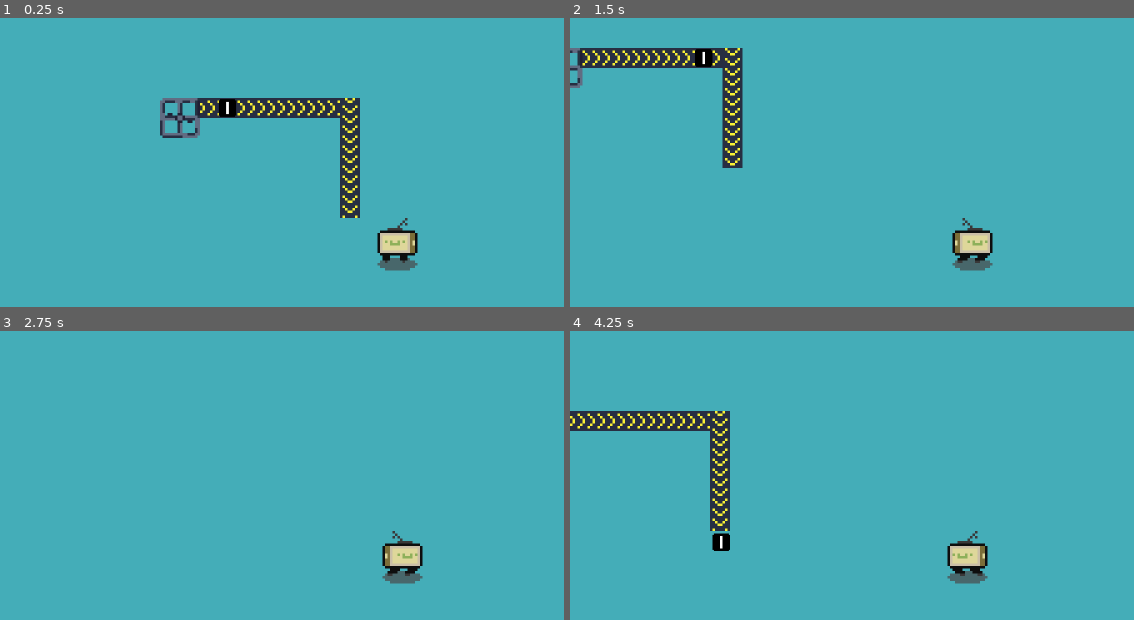
Above: before the commit, frames 1-4 (two rows, left to right).
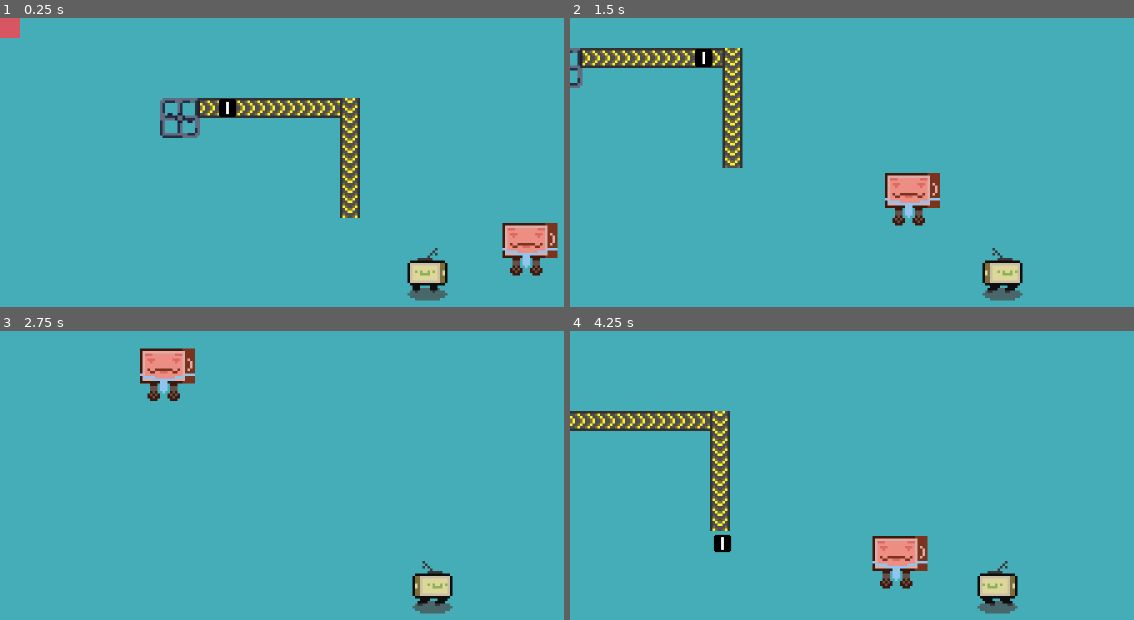
Above: after the commit, the same moments.

Repository: OllieOA/wildgamejam37
Game: Godot game, scene res://Scenes/Main.tscn
Same seed, same stepped clock (60 frames per second), same inputs: the game is played once before the commit and once after it.
Inputs:
- Up to frame 1 (0.25 s): no input
- Up to frame 2 (1.5 s): hold D (right) 0.53-1.28 s; hold S (down) from 1.28 s (still down)
- Up to frame 3 (2.75 s): release S (down) at 2.03 s; hold D (right) from 2.03 s (still down)
- Up to frame 4 (4.25 s): release D (right) at 2.78 s; hold W (up) 2.78-3.53 s; hold A (left) from 3.53 s (still down)

The runs differ from the first frame. In frame 1, 5.3% of the frame differs, in the area x 0-99%, y 0-98%; in frame 2, 5.0%; in frame 3, 3.3%; in frame 4, 5.2%.

Commit message:
Mostly artwork additions - functionality is still not great

Diff:
--- /dev/null
+++ b/DebugBlock.tscn
@@ -0,0 +1,16 @@
+[gd_scene load_steps=3 format=2]
+
+[ext_resource path="res://Assets/Art/UI/debug_blockunit.png" type="Texture" id=1]
+
+[sub_resource type="RectangleShape2D" id=1]
+extents = Vector2( 4, 4 )
+
+[node name="DebugBlock" type="Area2D"]
+
+[node name="CollisionShape2D" type="CollisionShape2D" parent="."]
+position = Vector2( 4, 4 )
+shape = SubResource( 1 )
+
+[node name="Sprite" type="Sprite" parent="."]
+texture = ExtResource( 1 )
+centered = false
--- /dev/null
+++ b/Scenes/Arby.tscn
@@ -0,0 +1,48 @@
+[gd_scene load_steps=5 format=2]
+
+[ext_resource path="res://Assets/Art/Characters/ArbyG.png" type="Texture" id=1]
+
+[sub_resource type="Animation" id=1]
+resource_name = "Idle"
+loop = true
+step = 0.25
+tracks/0/type = "value"
+tracks/0/path = NodePath("Sprite:frame")
+tracks/0/interp = 1
+tracks/0/loop_wrap = true
+tracks/0/imported = false
+tracks/0/enabled = true
+tracks/0/keys = {
+"times": PoolRealArray( 0, 0.5, 0.75 ),
+"transitions": PoolRealArray( 1, 1, 1 ),
+"update": 1,
+"values": [ 0, 1, 2 ]
+}
+
+[sub_resource type="CircleShape2D" id=3]
+radius = 20.3961
+
+[sub_resource type="RectangleShape2D" id=2]
+extents = Vector2( 12, 12 )
+
+[node name="Arby" type="StaticBody2D"]
+collision_layer = 64
+collision_mask = 2
+
+[node name="AnimationPlayer" type="AnimationPlayer" parent="."]
+anims/Idle = SubResource( 1 )
+
+[node name="Area2D" type="Area2D" parent="."]
+
+[node name="DialogCollision" type="CollisionShape2D" parent="Area2D"]
+position = Vector2( 12, 12 )
+shape = SubResource( 3 )
+
+[node name="BodyCollision" type="CollisionShape2D" parent="."]
+position = Vector2( 12, 12 )
+shape = SubResource( 2 )
+
+[node name="Sprite" type="Sprite" parent="."]
+texture = ExtResource( 1 )
+centered = false
+hframes = 3
--- a/Scenes/BLIP.gd
+++ b/Scenes/BLIP.gd
@@ -8,6 +8,7 @@
 export var belt_list = [] # For determining the order in which belts are seen
 export var belt_dict = {} # For determining the velocity of a keyed belt
 export var display_velocity = Vector2.ZERO
+export var curr_position = Vector2.ZERO
 
 # Get nodes
 onready var sprite_body = $Body
@@ -46,6 +47,8 @@
 	var move_and_slide_velocity = (velocity + external_velocity) * speed
 	move_and_slide(move_and_slide_velocity)
 	display_velocity = move_and_slide_velocity
+
+	curr_position = self.global_position
 
 
 func check_external_velocity(external_belt_list, external_belt_dict) -> Vector2:
--- a/Scenes/BLIP.tscn
+++ b/Scenes/BLIP.tscn
@@ -1,6 +1,6 @@
 [gd_scene load_steps=7 format=2]
 
-[ext_resource path="res://Assets/Art/BLIP_sprite_sheet.png" type="Texture" id=2]
+[ext_resource path="res://Assets/Art/Characters/BLIP_sprite_sheet.png" type="Texture" id=2]
 [ext_resource path="res://Scenes/BLIP.gd" type="Script" id=3]
 
 [sub_resource type="Animation" id=1]
@@ -51,6 +51,7 @@
 
 [node name="Body" type="Sprite" parent="."]
 texture = ExtResource( 2 )
+centered = false
 hframes = 4
 vframes = 2
 frame = 5
@@ -60,11 +61,11 @@
 anims/Run = SubResource( 2 )
 
 [node name="Feet_collision" type="CollisionShape2D" parent="."]
-position = Vector2( 0, 6.18887 )
+position = Vector2( 12, 18 )
 shape = SubResource( 3 )
 
 [node name="Reach" type="Area2D" parent="."]
 
 [node name="Reach_collision" type="CollisionShape2D" parent="Reach"]
-visible = false
+position = Vector2( 12, 12 )
 shape = SubResource( 4 )
--- a/Scenes/Bit_Minable.tscn
+++ b/Scenes/Bit_Minable.tscn
@@ -1,14 +1,14 @@
 [gd_scene load_steps=4 format=2]
 
-[ext_resource path="res://Assets/Art/unit_mineable.png" type="Texture" id=1]
+[ext_resource path="res://Assets/Art/Units/unit_mineable.png" type="Texture" id=1]
 [ext_resource path="res://Scenes/Bit_Minable.gd" type="Script" id=2]
 
 [sub_resource type="RectangleShape2D" id=1]
-extents = Vector2( 3.48321, 3.48429 )
+extents = Vector2( 3.91679, 3.9573 )
 
 [node name="Bit_Minable" type="KinematicBody2D"]
 collision_layer = 16
-collision_mask = 4
+collision_mask = 52
 script = ExtResource( 2 )
 
 [node name="Sprite" type="Sprite" parent="."]
@@ -23,5 +23,4 @@
 
 [node name="CollisionShape2D" type="CollisionShape2D" parent="."]
 position = Vector2( 4, 4 )
-scale = Vector2( 1, 1 )
 shape = SubResource( 1 )
--- a/Scenes/Conveyor.tscn
+++ b/Scenes/Conveyor.tscn
@@ -1,6 +1,6 @@
 [gd_scene load_steps=5 format=2]
 
-[ext_resource path="res://Assets/Art/machine_conveyor_PLACEHOLDER.png" type="Texture" id=1]
+[ext_resource path="res://Assets/Art/Machines/machine_conveyor.png" type="Texture" id=1]
 [ext_resource path="res://Scenes/Conveyor.gd" type="Script" id=2]
 
 [sub_resource type="Animation" id=1]
--- a/Scenes/Machine_Miner.tscn
+++ b/Scenes/Machine_Miner.tscn
@@ -1,6 +1,6 @@
 [gd_scene load_steps=6 format=2]
 
-[ext_resource path="res://Assets/Art/machine_miner.png" type="Texture" id=1]
+[ext_resource path="res://Assets/Art/Machines/machine_miner.png" type="Texture" id=1]
 [ext_resource path="res://Scenes/Machine_Miner.gd" type="Script" id=2]
 
 [sub_resource type="RectangleShape2D" id=1]
--- a/Scenes/Main.gd
+++ b/Scenes/Main.gd
@@ -23,5 +23,6 @@
 
 func _on_Timer_timeout():
 	#print("DEBUG: BLIP VELOCITY is " + str(blip.display_velocity))
-	print("DEBUG: BIT POS is " + str(bit.curr_position))
+	#print("DEBUG: BIT POS is " + str(bit.curr_position))
+	print("DEBUG: BLIP POS is " + str(blip.curr_position))
 	pass
--- a/Scenes/Main.tscn
+++ b/Scenes/Main.tscn
@@ -1,10 +1,12 @@
-[gd_scene load_steps=6 format=2]
+[gd_scene load_steps=8 format=2]
 
 [ext_resource path="res://Scenes/BLIP.tscn" type="PackedScene" id=1]
 [ext_resource path="res://Scenes/Machine_Miner.tscn" type="PackedScene" id=2]
 [ext_resource path="res://Scenes/Conveyor.tscn" type="PackedScene" id=3]
 [ext_resource path="res://Scenes/Main.gd" type="Script" id=4]
 [ext_resource path="res://Scenes/Bit_Minable.tscn" type="PackedScene" id=5]
+[ext_resource path="res://DebugBlock.tscn" type="PackedScene" id=6]
+[ext_resource path="res://Scenes/Arby.tscn" type="PackedScene" id=7]
 
 [node name="Main" type="Node2D"]
 script = ExtResource( 4 )
@@ -18,6 +20,9 @@
 
 [node name="Conveyor" parent="Machines_Conveyors" instance=ExtResource( 3 )]
 position = Vector2( 80, 32 )
+
+[node name="Conveyor2" parent="Machines_Conveyors" instance=ExtResource( 3 )]
+position = Vector2( 88, 32 )
 
 [node name="Conveyor3" parent="Machines_Conveyors" instance=ExtResource( 3 )]
 position = Vector2( 96, 32 )
@@ -58,8 +63,19 @@
 position = Vector2( 144, 72 )
 rotation = 1.5708
 
-[node name="Conveyor2" parent="Machines_Conveyors" instance=ExtResource( 3 )]
-position = Vector2( 88, 32 )
+[node name="Bit_Buildables" type="Node2D" parent="."]
+
+[node name="Bit_Minables" type="Node2D" parent="."]
+
+[node name="Bit_Minable" parent="." instance=ExtResource( 5 )]
+position = Vector2( 80, 32 )
+
+[node name="DebugBlock" parent="." instance=ExtResource( 6 )]
+
+[node name="Arbys" type="Node2D" parent="."]
+
+[node name="Arby" parent="." instance=ExtResource( 7 )]
+position = Vector2( 200, 80 )
 
 [node name="BLIP" parent="." instance=ExtResource( 1 )]
 position = Vector2( 160, 90 )
@@ -69,10 +85,3 @@
 anchor_mode = 0
 current = true
 zoom = Vector2( 0.25, 0.25 )
-
-[node name="Bit_Buildables" type="Node2D" parent="."]
-
-[node name="Bit_Minables" type="Node2D" parent="."]
-
-[node name="Bit_Minable" parent="." instance=ExtResource( 5 )]
-position = Vector2( 80, 32 )
--- a/project.godot
+++ b/project.godot
@@ -77,6 +77,7 @@
 2d_physics/layer_4="machines"
 2d_physics/layer_5="units_mineable"
 2d_physics/layer_6="units_processing"
+2d_physics/layer_7="arby"
 
 [physics]
 
Binary file added: Assets/Art/Characters/ArbyG.png
Renamed: Assets/Art/BLIP_shadow.png -> Assets/Art/Characters/BLIP_shadow.png
Renamed: Assets/Art/BLIP_sprite_sheet.png -> Assets/Art/Characters/BLIP_sprite_sheet.png
Binary file added: Assets/Art/Machines/machine_conveyor.png
Renamed: Assets/Art/machine_conveyor_PLACEHOLDER.png -> Assets/Art/Machines/machine_conveyor_PLACEHOLDER.png
Renamed: Assets/Art/machine_miner.png -> Assets/Art/Machines/machine_miner.png
Binary file added: Assets/Art/UI/debug_blockunit.png
Renamed: Assets/Art/unit_bit_buildable.png -> Assets/Art/Units/unit_bit_buildable.png
Renamed: Assets/Art/unit_mineable.png -> Assets/Art/Units/unit_mineable.png
Binary file added: Assets/Fonts/Pixeled.ttf
